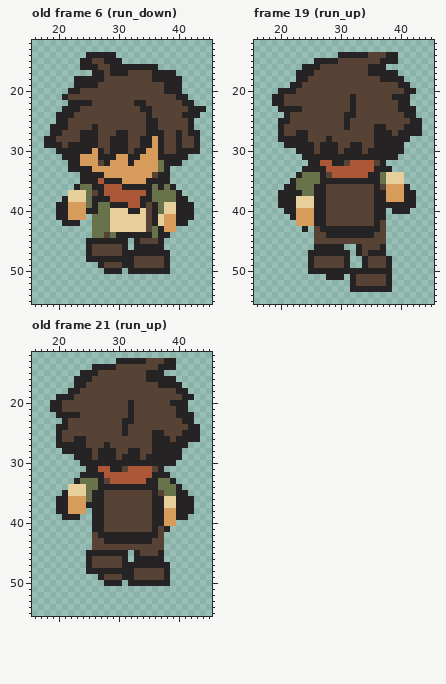
A pixel-art file gets an edit: assets/sprites/wanderer_64/source/wanderer_64_run.aseprite. Above: the version before the commit.
64x64 pixels, 24 frames. Shown: old frame 6 (run_down): x 16..45, y 12..55; frame 19 (run_up): x 16..45, y 12..55; old frame 21 (run_up): x 16..45, y 12..55. The commit also changed other frames, which this record leaves out.
Now the later version:
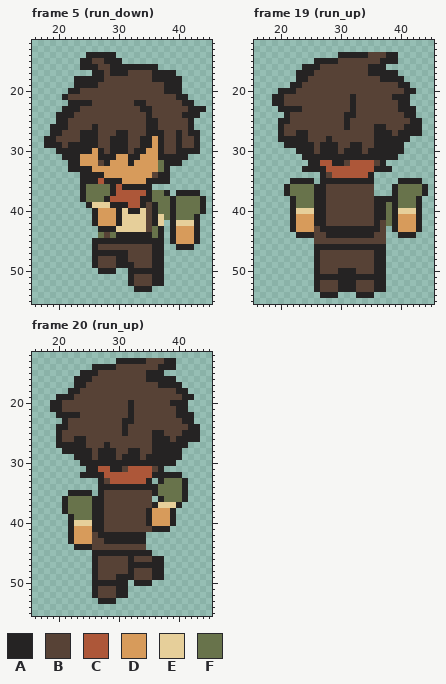
Palette (. is transparent): A #252323  B #574236  C #ad5739  D #d79b5b  E #e6cf9a  F #68734b
A new or re-ordered frame is compared with the old frame closest to it.
Changes in this commit:
frames re-ordered
--- frame 5 (run_down) against old frame 6 (run_down)
@@ x 16..45 @@
 35 ........AAACAAADDDDAAAA.......
-36 .......AFFAACCCAAAAAFAFA......
-37 ......EEEFBACCCCCCCAFFFFA.....
-38 .....AEEEFAAACCCCCAAFFFFAA....
-39 ....AADDDFAFFAAACCABAFEEAAA...
-40 ....AADDDAAFFEEEAAEBAFEEAAA...
-41 ....AADDD.FFFEEEEEEBAEDDAAA...
-42 .....AAA..FFFEEEEEEBAEDDAA....
-43 ..........FFFEEEEEEBFADD......
-44 ..........FFBFAAAAAAFAA.......
-45 .........AAAAAAA.ABBBA........
-46 .........ABBBBBA.AAAAA........
-47 .........ABBBBBAAAAAAAA.......
-48 .........AAAAAAAABBBBBA.......
-49 ...........ABBBAABBBBBA.......
-50 ............AAA.AAAAAAA.......
-51 ..............................
-52 ..............................
-53 ..............................
+36 ........AFFFFACAAAAA..........
+37 ........AFFFFACCCCCAFFA.AAAA..
+38 ........AFFFACCCCCAAFFFAFFFFA.
+39 .........AEEEAAACCABAFFAFFFFA.
+40 ..........ADDDAEAAEBAFFAFFFFA.
+41 ..........ADDDAEEEEBAEFAFFFA..
+42 ..........ADDDAEEEEBAE.AEEEA..
+43 ...........AAAEEEEEBFA.ADDDA..
+44 ...........FBFAAAAAAFA.ADDDA..
+45 ..........AAAAAAAAAAAA.ADDDA..
+46 ..........ABBBBBBBBBAA..AAA...
+47 ..........AAAAAABBBBAA........
+48 ..........ABBBAABBBBAA........
+49 ..........ABBBAAABBBAA........
+50 ...........AAA..AAAAAA........
+51 ................ABBBAA........
+52 ................ABBBAA........
+53 .................AAA..........
 54 ..............................
--- frame 19 (run_up)
@@ x 16..45 @@
 33 ........AAAACCCCCCCCAAA.......
-34 .......AFFFABCCCCCCAAFEEE.....
-35 ......AFFFFAAAAAAAAAAFEEE.....
-36 .....AAFFFAABBBBBBBBABDDDA....
-37 ....AAAAFFAABBBBBBBBAADDDAA...
-38 ....AAAEEEAABBBBBBBBAADDDAA...
-39 ....AAAEEEAABBBBBBBBAAAAAAA...
-40 .....AADDDAABBBBBBBBAA.AAA....
-41 ......ADDDAABBBBBBBBAA........
-42 .......DDDAABBBBBBBBAB........
-43 ........A.BAAAAAAAAAAB........
-44 ..........BBAAAAAAAABB........
+34 ...........ABCCCCCCA..........
+35 ......AAAA.AAAAAAAAA....AAAA..
+36 .....AFFFFAABBBBBBBB...AFFFFA.
+37 .....AFFFFAABBBBBBBB...AFFFFA.
+38 ......AFFFAABBBBBBBBAAAAFFFA..
+39 ......AFFFAABBBBBBBBAAFAFFFA..
+40 ......AEEEAABBBBBBBBAAFAEEEA..
+41 ......ADDDAABBBBBBBBAAFADDDA..
+42 ......ADDDAABBBBBBBBABFADDDA..
+43 ......ADDDBAAAAAAAAAAB.ADDDA..
+44 .......AAABBAAAAAAAABB..AAA...
 45 ..........BBBBBBBBBBBB........
-46 ..........AAAAA..ABBBA........
-47 .........AAAAAAA.ABAAA........
-48 .........ABBBBBA..ABBBA.......
-49 .........ABBBBBA..ABBBA.......
-50 .........AAAAAAAAAAAAAA.......
-51 ............AAA.ABBBBBA.......
-52 ................ABBBBBA.......
-53 ................AAAAAAA.......
-54 ..............................
+46 ..........AAAAAAAAAAAA........
+47 ..........ABBBBBBBBBAA........
+48 ..........ABBBBBBBBBAA........
+49 ..........ABBBBBBBBBAA........
+50 ..........ABBBAAABBBAA........
+51 ..........AAAAAAAAAAAA........
+52 ..........ABBBAAABBBAA........
+53 ..........ABBBAAABBBAA........
+54 ...........AAA...AAA..........
 55 ..............................
--- frame 20 (run_up) against old frame 21 (run_up)
@@ x 16..45 @@
 31 .........AACCAABCCCCBA........
-32 ........AAAACCCCCCCCAAA.......
-33 .......AFFFABCCCCCCAAFFA......
-34 ......EEEFFAAAAAAAAAAFFFA.....
-35 .....AEEEFAABBBBBBBBABFFAA....
-36 ....AADDDFAABBBBBBBBAAEEAAA...
-37 ....AADDDAAABBBBBBBBAAEEAAA...
-38 ....AADDD.AABBBBBBBBAADDAAA...
-39 .....AAA..AABBBBBBBBAADDAA....
-40 ..........AABBBBBBBBAADD......
-41 ..........AABBBBBBBBABA.......
-42 ..........BAAAAAAAAAAB........
-43 ..........BBAAAAAAAABB........
-44 ..........BBBBBBBBBBBB........
-45 .........AAAAAAA.ABBBA........
-46 .........ABBBBBA.AAAAA........
-47 .........ABBBBBAAAAAAAA.......
-48 .........AAAAAAAABBBBBA.......
-49 ...........ABBBAABBBBBA.......
-50 ............AAA.AAAAAAA.......
-51 ..............................
-52 ..............................
-53 ..............................
+32 ........AAAACCCCCCCCAAAAA.....
+33 ...........ABCCCCCCA.AFFFA....
+34 ...........AAAAAAAAAAFFFFA....
+35 ......AAAA.ABBBBBBBBAFFFFA....
+36 .....AFFFFAABBBBBBBB.AFFFA....
+37 .....AFFFFAABBBBBBBBAEEEA.....
+38 .....AFFFFAABBBBBBBADDDA......
+39 ......AFFFAABBBBBBBADDDA......
+40 ......AEEEAABBBBBBBADDDA......
+41 ......ADDDAABBBBBBBBAAA.......
+42 ......ADDDBAAAAAAAA...........
+43 ......ADDDBBAAAAAAA...........
+44 .......AAABBBBBBBBB...........
+45 ..........AAAAAAAAAA..........
+46 ..........ABBBBBABBBAA........
+47 ..........ABBBBBAAAAAA........
+48 ..........ABBBBBABBBAA........
+49 ..........ABBBAAABBBAA........
+50 ..........AAAAAA.AAA..........
+51 ..........ABBBAA..............
+52 ..........ABBBAA..............
+53 ...........AAA................
 54 ..............................
Where, in picture pixels (left, top, right, bottom), the same in both pictures:
changed: (56, 184, 206, 292)
changed: (278, 172, 428, 298)
changed: (56, 472, 194, 604)
